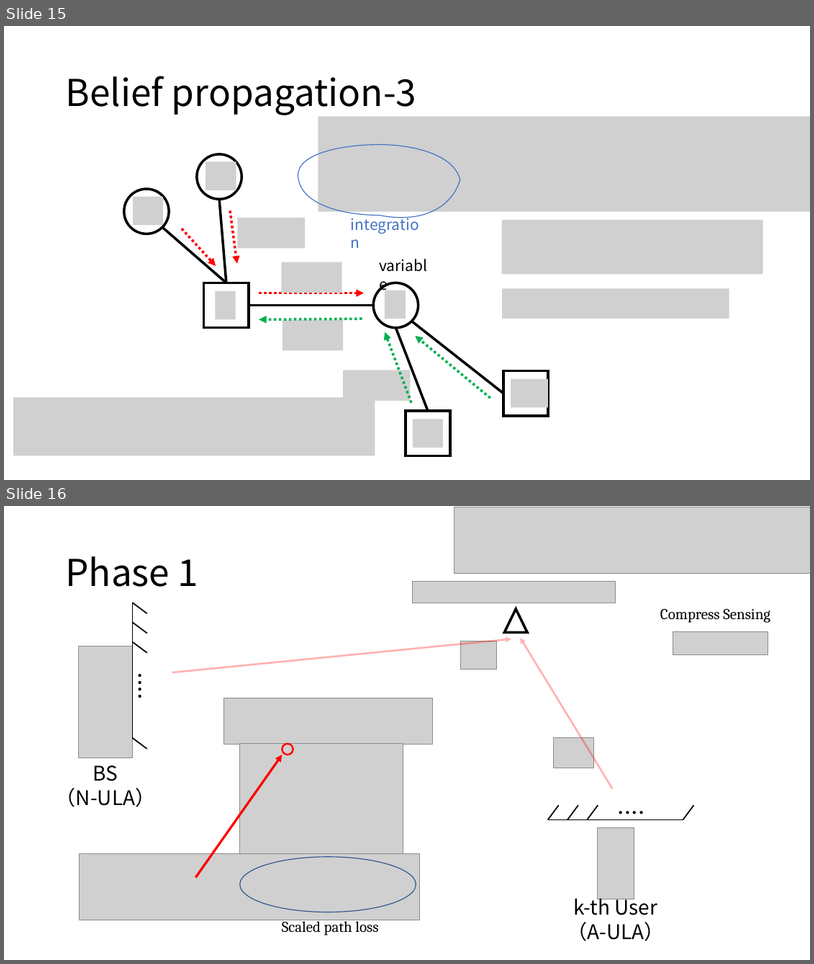
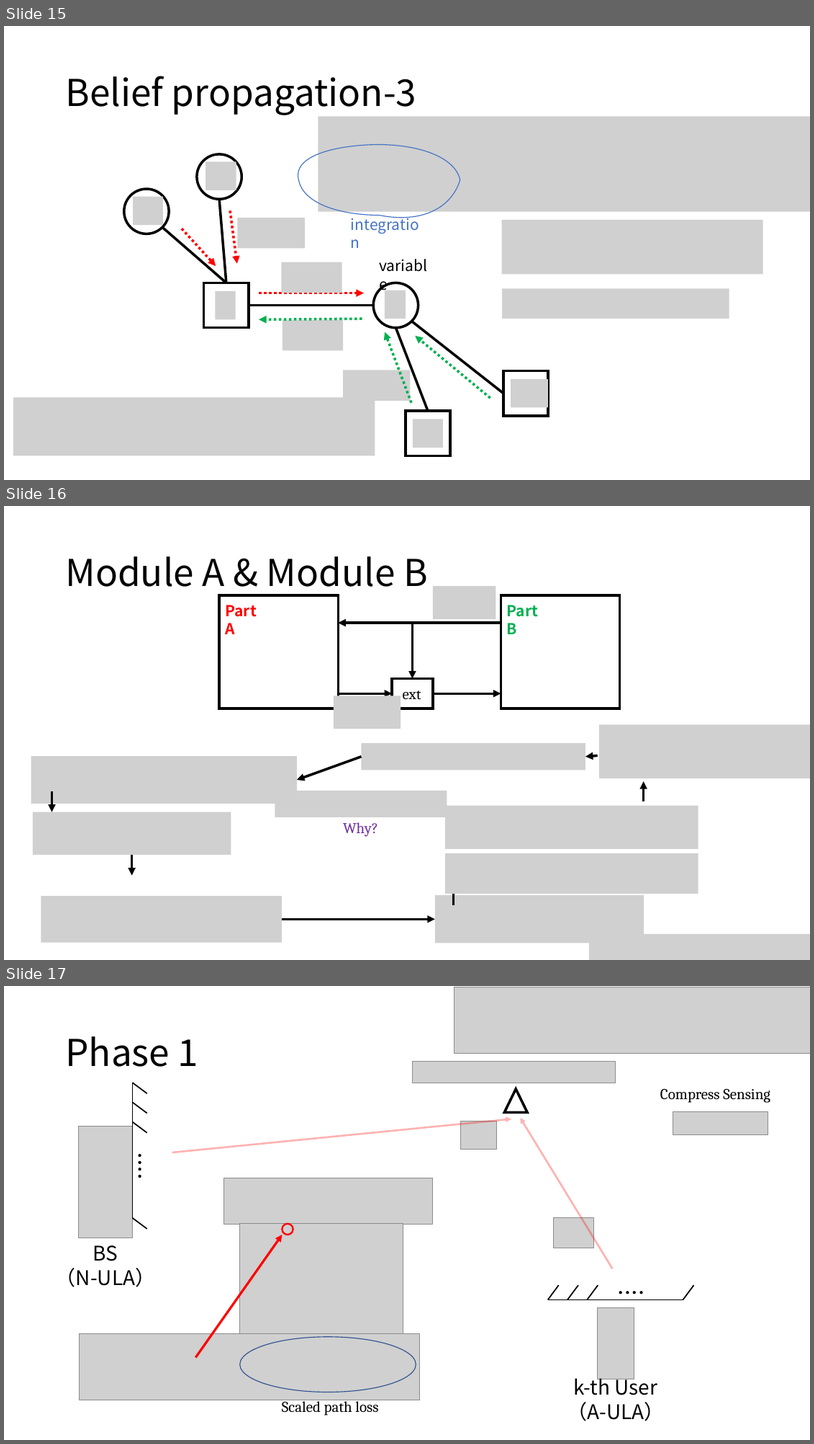
Before and after one commit to Brook1711/RIS-Angular-Domain, a slide deck: doc/RIS-angular-domain组会汇报.pptx. Shown one above the other, each under a label of ours: slides 15 and 16 before the commit, slides 15, 16 and 17 after it. The pictures are 814x964 and 814x1444 pixels, drawn with LibreOffice and Linux fonts; fonts in the diff are those of the drawing; grey boxes stand for pictures; background and template pictures are left out. Boxes give left, top, right and bottom in pixels: in the first picture for what was removed or moved away, otherwise in the second. Text is boxed around its words. In the diff, an @@ line names an element or a change of style, - is before the commit and + after.

```diff
--- a/doc/RIS-angular-domain组会汇报.pptx
+++ b/doc/RIS-angular-domain组会汇报.pptx
@@ slide 16 added at (x1=4, y1=506, x2=810, y2=960), background #FFFFFF @@
@@ title added at (x1=65, y1=556, x2=428, y2=595), 44 pt, text #000000 @@
+Module A & Module B
@@ group added at (x1=219, y1=586, x2=620, y2=728): 4 arrows, 3 rectangles, 3 texts, 2 pictures @@
+Part A
+Part B
+ext
@@ picture added at (x1=362, y1=743, x2=586, y2=770) @@
@@ picture added at (x1=599, y1=724, x2=810, y2=778) @@
@@ picture added at (x1=31, y1=756, x2=298, y2=803) @@
@@ arrow added from (362, 757) to (297, 780), #000000 3 pt @@
@@ arrow added from (598, 755) to (586, 757), #000000 3 pt @@
@@ arrow added from (644, 801) to (644, 781), #000000 3 pt @@
@@ arrow added from (52, 791) to (52, 811), #000000 3 pt @@
@@ picture added at (x1=275, y1=790, x2=448, y2=817) @@
@@ picture added at (x1=445, y1=806, x2=699, y2=849) @@
@@ picture added at (x1=32, y1=811, x2=231, y2=854) @@
@@ text added at (x1=343, y1=822, x2=378, y2=836), 18 pt, text #7030A0 @@
+Why?
@@ arrow added from (131, 854) to (131, 875), #000000 3 pt @@
@@ picture added at (x1=445, y1=853, x2=699, y2=894) @@
@@ arrow added from (454, 906) to (454, 885), #000000 3 pt @@
@@ picture added at (x1=41, y1=896, x2=282, y2=942) @@
@@ picture added at (x1=435, y1=895, x2=645, y2=943) @@
@@ arrow added from (282, 919) to (435, 919), #000000 3 pt @@
@@ picture added at (x1=589, y1=934, x2=810, y2=960) @@
@@ what was slide 16 is now slide 17 @@
```
Also in this commit, not shown: 3 other files.
